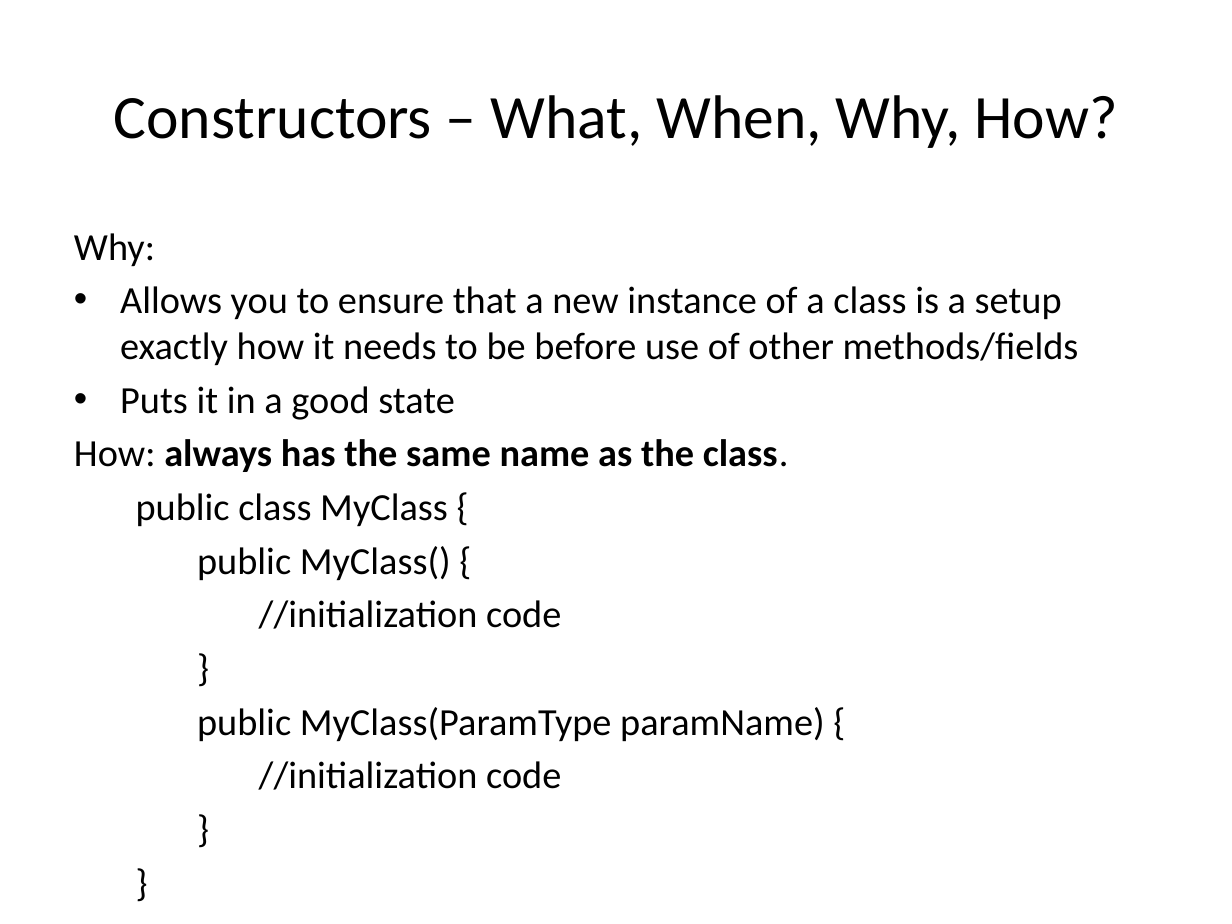
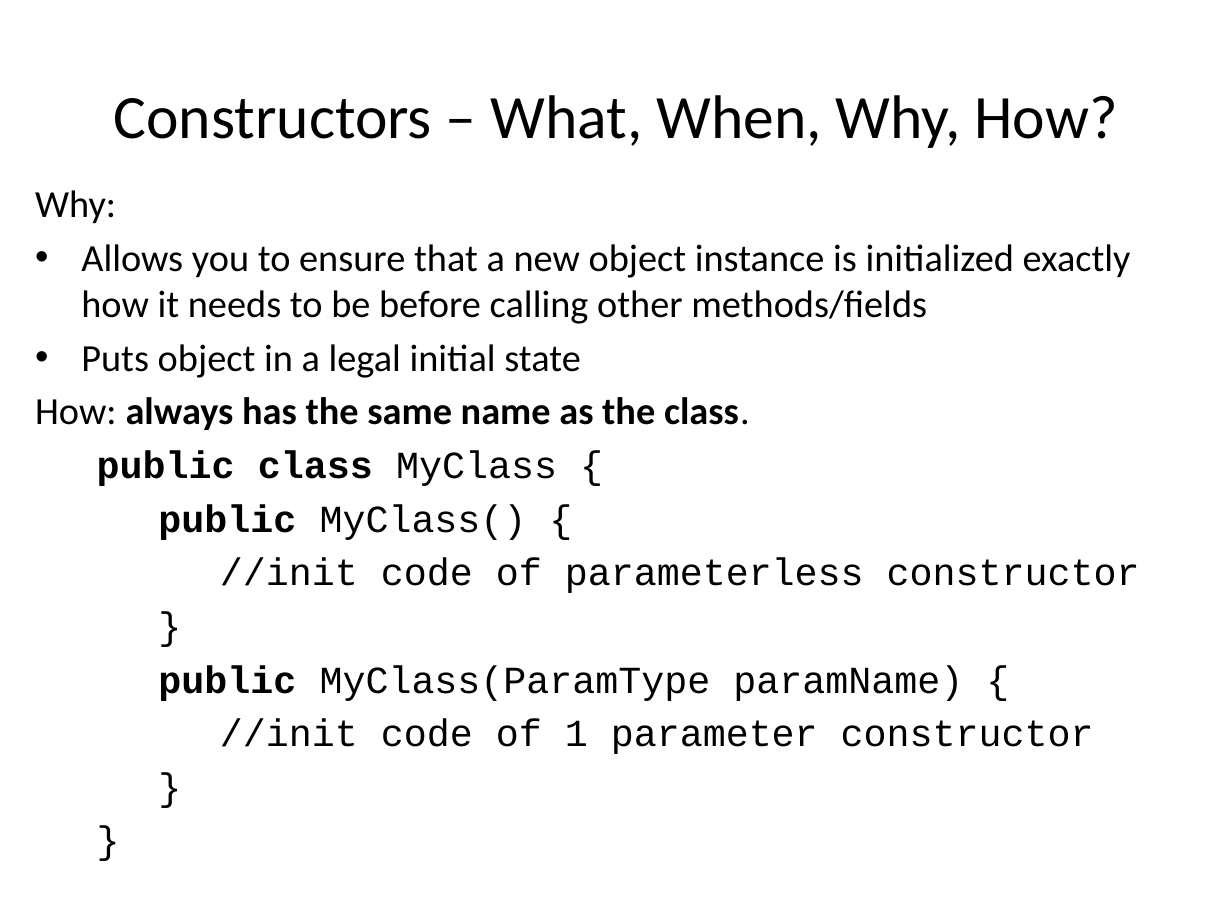
Before and after one commit to RHIT-CSSE/csse220, a slide deck: slide 24 of ClassMaterials/ObjectIntroAndMisc/Slides/ObjectIntroAndMisc.pptx (slide 20 before the commit). Drawn at 1232x924 pixels with LibreOffice and Linux fonts; fonts in the diff are those of the drawing. Boxes give left, top, right and bottom in pixels: in the first picture for what was removed or moved away, otherwise in the second. Text is boxed around its words. In the diff, an @@ line names an element or a change of style, - is before the commit and + after.

```diff
--- a/ClassMaterials/ObjectIntroAndMisc/Slides/ObjectIntroAndMisc.pptx
+++ b/ClassMaterials/ObjectIntroAndMisc/Slides/ObjectIntroAndMisc.pptx
@@ text "Why:" moved from (x1=74, y1=233, x2=1079, y2=790) to (x1=35, y1=190, x2=1140, y2=754) @@
@@ text at (x1=81, y1=244, x2=1131, y2=378): text changed @@
-• Allows you to ensure that a new instance of a class is a setup exactly how it needs to be before use of other methods/fields
-• Puts it in a good state
+• Allows you to ensure that a new object instance is initialized exactly how it needs to be before calling other methods/fields
+• Puts object in a legal initial state
@@ text at (x1=97, y1=451, x2=963, y2=701): font Calibri to Courier New in "public class MyClass {", "public MyClass() {", "}", "public MyClass(ParamType paramName) {" and 2 more places; bold on in "public class", "public", "public" @@
@@ text at (x1=220, y1=558, x2=1140, y2=593): text changed; font Calibri to Courier New @@
-//initialization code
+//init code of parameterless constructor
@@ text at (x1=220, y1=719, x2=1094, y2=754): text changed; font Calibri to Courier New @@
-//initialization code
+//init code of 1 parameter constructor
```
Also in this commit, not shown: 8 other slides changed, 5 slides added.
